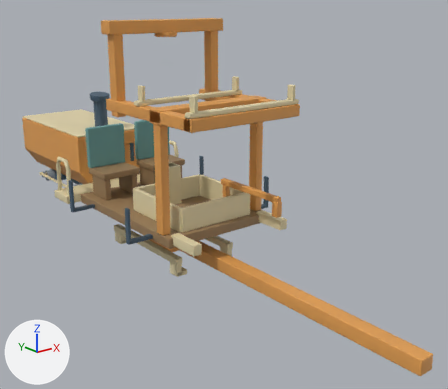
The glTF model assets/built/track-layer.glb: old version first, new version second.
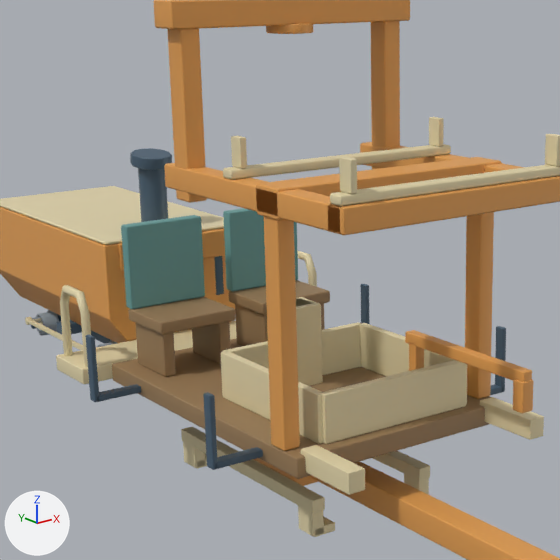
Old and new are each drawn whole from a 50 mm lens placed at (-6.33, -9.58, 4.44), pointed at (0.49, -1.05, 1.02) and again close up on the part from 6% to 66% of the width and 5% to 74% of the height. The axes (+X, +Y, +Z) are drawn at lower left. The lights are the same throughout. The last two pictures show the newer version. Where no turn or scale is listed for an object, it has been applied to the vertices. Vertices at exactly the same position are counted once.

Names of what the first close-up shows: 'chair_teal', 'chair_wood', 'deck_cream', 'deck_gantry', 'deck_iron', 'deck_wood', 'lay_cream_jaw_left', 'lay_cream_upper', 'lay_gantry_beam', 'power_iron', 'power_paint', 'power_trim' and 6 more.
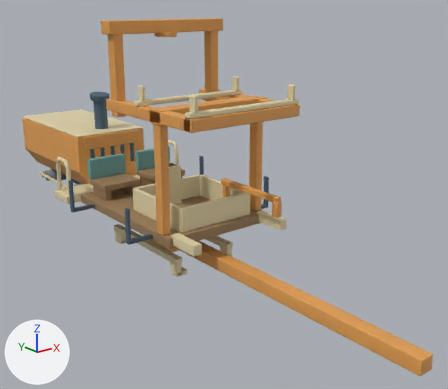
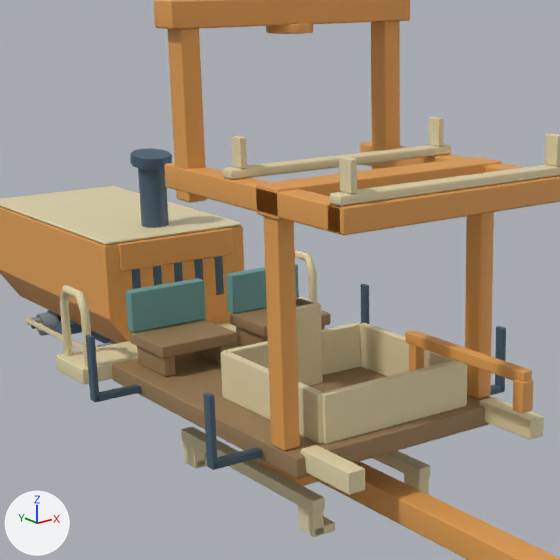
Changed parts and their boxes [x1, y1, x2, y2] in the close-ups (560 x 560 px; the box of a moved part takes in the faces that stretch with it):
'chair_teal', reshaped, moved (31% shorter)
    before: [121, 208, 298, 309]
    after: [126, 264, 299, 333]
'chair_wood', reshaped, moved
    before: [128, 280, 330, 377]
    after: [130, 308, 331, 377]
part 1 of me_chair_teal, rebuilt (41% shorter)
    before: [121, 215, 205, 309]
    after: [126, 278, 206, 333]
part 2 of me_chair_teal, rebuilt (40% shorter)
    before: [223, 208, 298, 292]
    after: [226, 264, 299, 314]
part 3 of me_chair_wood, moved or reshaped
    before: [128, 297, 236, 334]
    after: [130, 319, 237, 358]
part 4 of me_chair_wood, moved or reshaped
    before: [135, 323, 176, 377]
    after: [137, 346, 176, 377]
part 5 of me_chair_wood, moved or reshaped
    before: [192, 322, 231, 364]
    after: [194, 345, 231, 364]
part 6 of me_chair_wood, moved or reshaped
    before: [229, 280, 330, 315]
    after: [230, 308, 331, 338]
part 7 of me_chair_wood, moved or reshaped
    before: [235, 304, 268, 346]
    after: [236, 326, 268, 346]
part 8 of me_chair_wood, moved or reshaped (mostly hidden)
    before: [321, 303, 325, 330]
    after: [321, 325, 325, 330]

The change in detail:
me_chair_teal is used by ob_chair_teal; location (0.0, 1.45, 1.65).
me_chair_teal had 48 vertices, 88 faces and spanned x -0.95..0.95, y -0.06..0.06, z -0.4..0.4.
me_chair_teal now has 48 vertices, 88 faces and spans x -0.95..0.95, y -0.06..0.06, z -0.2..0.2.
me_chair_teal part 1: the loose piece of 24 vertices spanning x -0.95..-0.15, y -0.06..0.06, z -0.4..0.4 is rebuilt with 24 vertices and now spans x -0.95..-0.15, y -0.06..0.06, z -0.2..0.2.
me_chair_teal part 2: the loose piece of 24 vertices spanning x 0.15..0.95, y -0.06..0.06, z -0.4..0.4 is rebuilt with 24 vertices and now spans x 0.15..0.95, y -0.06..0.06, z -0.2..0.2.
me_chair_wood is used by ob_chair_wood; location (0.0, 1.15, 0.975).
me_chair_wood had 144 vertices, 264 faces and spanned x -0.95..0.95, y -0.32..0.32, z -0.27..0.27.
me_chair_wood now has 144 vertices, 264 faces and spans x -0.95..0.95, y -0.32..0.32, z -0.16..0.16.
me_chair_wood part 3: the loose piece of 24 vertices spanning x -0.95..-0.15, y -0.32..0.32, z 0.15..0.27 is moved by (0.0, 0.0, -0.12).
me_chair_wood part 4: the loose piece of 24 vertices spanning x -0.91..-0.79, y -0.27..0.27, z -0.27..0.18 is scaled about its middle by (1, 1, 0.41), then moved by (0.0, 0.0, -0.01).
me_chair_wood part 5: the loose piece of 24 vertices spanning x -0.31..-0.19, y -0.27..0.27, z -0.27..0.18 is scaled about its middle by (1, 1, 0.41), then moved by (0.0, 0.0, -0.01).
me_chair_wood part 6: the loose piece of 24 vertices spanning x 0.15..0.95, y -0.32..0.32, z 0.15..0.27 is moved by (0.0, 0.0, -0.12).
me_chair_wood part 7: the loose piece of 24 vertices spanning x 0.19..0.31, y -0.27..0.27, z -0.27..0.18 is scaled about its middle by (1, 1, 0.41), then moved by (0.0, 0.0, -0.01).
me_chair_wood part 8: the loose piece of 24 vertices spanning x 0.79..0.91, y -0.27..0.27, z -0.27..0.18 is scaled about its middle by (1, 1, 0.41), then moved by (0.0, 0.0, -0.01).
Object 'chair_teal' (ob_chair_teal) moves from (0.0, 1.45, 1.65) to (0.0, 1.45, 1.22).
Object 'chair_wood' (ob_chair_wood) moves from (0.0, 1.15, 0.975) to (0.0, 1.15, 0.86).
